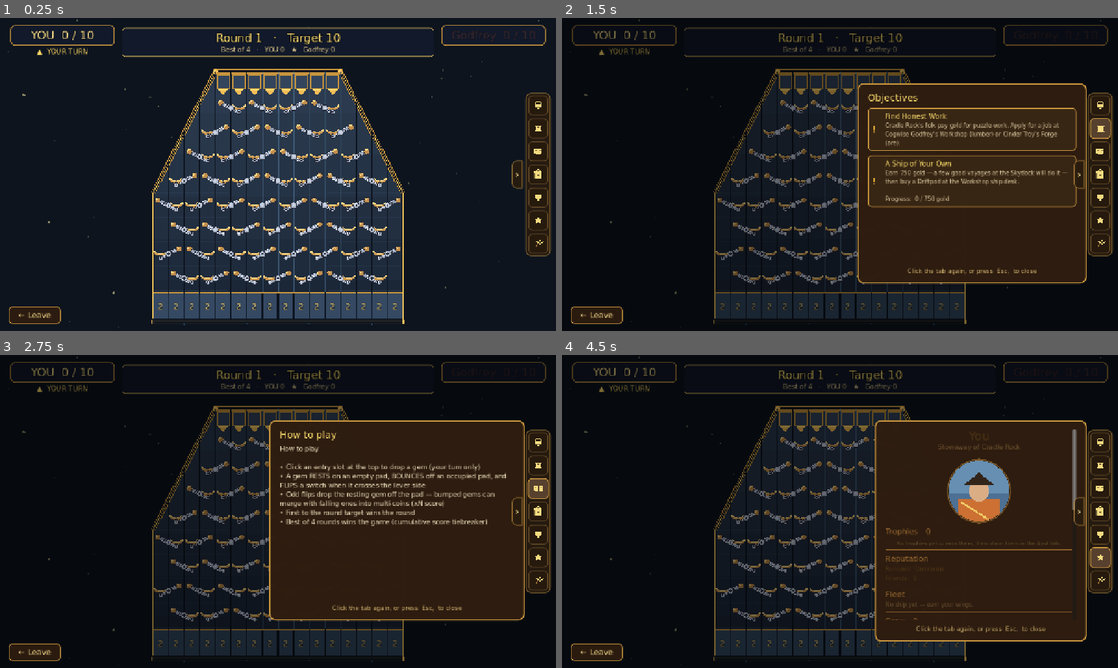
Above: before the commit, frames 1-4 (two rows, left to right).
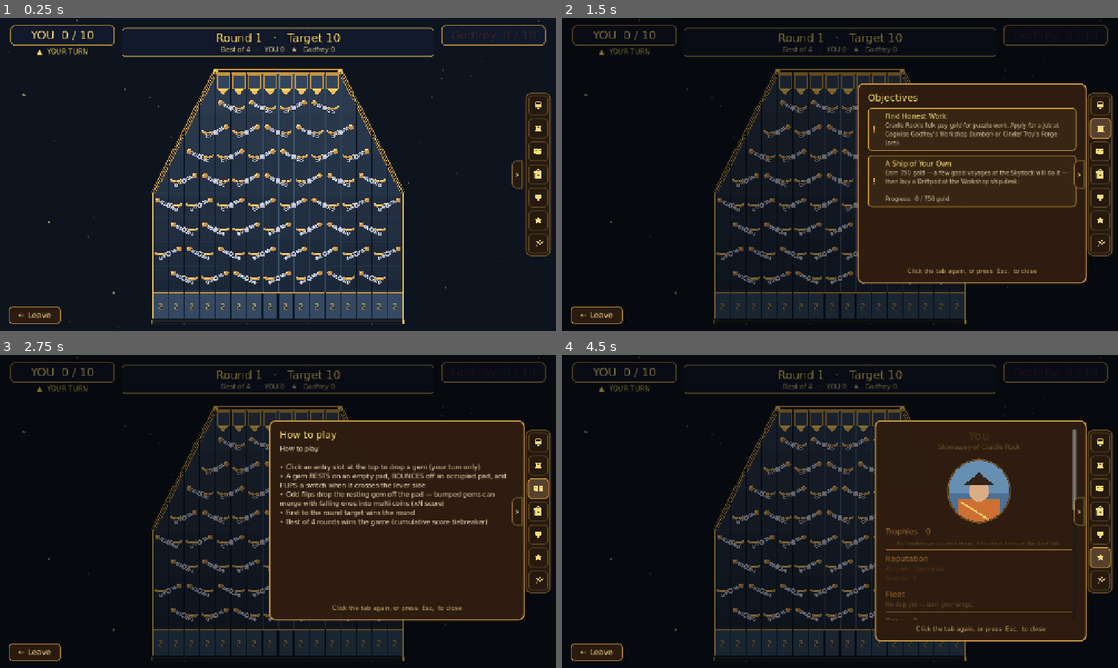
Above: after the commit, the same moments.

Repository: TairoyZone/shivaliva-shanty
Game: Godot game, scene res://puzzles/gem_drop/gem_drop.tscn
Two runs of this game, one before a commit and one after it. Both use one fixed random seed, a clock stepped at 60 frames per second and the inputs below. This scene is started directly instead of the project's main scene.
Inputs (mouse positions are in pixels of both pictures, inside the frame that each line leads up to):
- Up to frame 1 (0.25 s): no input
- Up to frame 2 (1.5 s): click "0" at 0.5 s; click (1101, 127) at 1.27 s
- Up to frame 3 (2.75 s): click (539, 489) at 2.02 s
- Up to frame 4 (4.5 s): click (1101, 511) at 2.77 s; click (1101, 533) at 3.52 s; click (1101, 558) at 4.27 s

The runs differ from the first frame. In frame 1, less than 0.1% of the frame differs, in the area x 27-70%, y 27-83%; in frame 2, less than 0.1%; in frame 3, less than 0.1%; in frame 4, less than 0.1%.

Commit message:
polish: trophy shelf as a 3+2 window (not a column) + drop the Gem Drop cup lip-horns
Trophies: the profile shelf's HFlowContainer had SIZE_SHRINK_CENTER, so it collapsed to one-cell width and stacked every medallion in a column. Swapped to a GridContainer (columns=3); with the 5-trophy preview that's a tidy 3-on-top / 2-below window (Troy 2026-06-16).

Gem Drop: removed the two bright 'upturned lip horn' dots on each see-saw cradle cup — they cluttered the board. The cup keeps its lit rim + cradle shape; verified by the paddle close-up.

Co-Authored-By: Claude Opus 4.8 (1M context) <noreply@anthropic.com>

Diff:
--- a/interface/profile_panel/profile_panel.gd
+++ b/interface/profile_panel/profile_panel.gd
@@ -33,7 +33,8 @@
 	{"label": "Voyage", "puzzles": ["loft", "patchworks"]},   # the shipboard stations — were missing here
 ]
 
-## How many trophies the shelf previews before the "See all" button opens the full TrophiesPanel page.
+## How many trophies the shelf previews before the "See all" button opens the full
+## TrophiesPanel page. 5 in a 3-column grid = a tidy 3-top / 2-bottom window.
 const TROPHY_PREVIEW : int = 5
 
 var _root : VBoxContainer
@@ -220,9 +221,10 @@
 		none.horizontal_alignment = HORIZONTAL_ALIGNMENT_CENTER
 		col.add_child(none)
 		return col
-	var grid : HFlowContainer = HFlowContainer.new()   # wraps the trophy shelf responsively as more are claimed
-	grid.add_theme_constant_override("h_separation", 6)
-	grid.add_theme_constant_override("v_separation", 8)
+	var grid : GridContainer = GridContainer.new()   # a 3-wide window: 3 medallions on top, 2 below (not a column)
+	grid.columns = 3
+	grid.add_theme_constant_override("h_separation", 12)
+	grid.add_theme_constant_override("v_separation", 10)
 	grid.size_flags_horizontal = Control.SIZE_SHRINK_CENTER
 	# The shelf shows a small PREVIEW; the full collection lives on its own TROPHY ROOM page (the button below)
 	# so a growing collection never floods the profile (Troy 2026-06-10).
--- a/puzzles/gem_drop/switch.gd
+++ b/puzzles/gem_drop/switch.gd
@@ -207,9 +207,7 @@
 	for i in samples:
 		draw_colored_polygon(PackedVector2Array([
 			top_edge[i], top_edge[i + 1], bottom_edge[i + 1], bottom_edge[i]]), color_pad)
-	draw_polyline(top_edge, KNOB_HI, 1.6)                                           # lit bronze cradle rim
-	draw_circle(top_edge[0], 2.2, KNOB_HI)                                          # upturned lip horns
-	draw_circle(top_edge[top_edge.size() - 1], 2.2, KNOB_HI)
+	draw_polyline(top_edge, KNOB_HI, 1.6)                                           # lit bronze cradle rim (no lip "horns" — Troy 2026-06-16: they cluttered the board)
 
 	# --- Two screw-bolt PIVOTS, both real axes of rotation (Troy 2026-06-15):
 	# the CUP-HOLDER pivot at the arm tip (the cradle gimbals on it to stay
--- /dev/null
+++ b/tools/shot_trophies.gd
@@ -0,0 +1,78 @@
+## DEV-ONLY: render the profile trophy SHELF (a 3-col grid of TrophyCells) at the
+## narrow tab width, to verify the 3-top / 2-bottom window layout. Not shipped.
+extends Node2D
+
+const OUT : String = "user://shots"
+
+
+func _ready() -> void:
+
+	DirAccess.make_dir_recursive_absolute(OUT)
+	call_deferred("_go")
+
+
+func _go() -> void:
+
+	_hide_autoload_ui()
+	var bg : ColorRect = ColorRect.new()
+	bg.color = Color(0.10, 0.07, 0.05, 1.0)
+	bg.size = Vector2(1280, 720)
+	add_child(bg)
+
+	# A cream card the width of the narrow tab popover (~400px), holding the shelf.
+	var card : PanelContainer = PanelContainer.new()
+	var sb : StyleBoxFlat = StyleBoxFlat.new()
+	sb.bg_color = Color(0.30, 0.20, 0.10, 0.96)
+	sb.set_corner_radius_all(12)
+	sb.set_content_margin_all(20)
+	card.add_theme_stylebox_override("panel", sb)
+	card.position = Vector2(440, 200)
+	card.custom_minimum_size = Vector2(400, 0)
+	add_child(card)
+
+	var col : VBoxContainer = VBoxContainer.new()
+	col.add_theme_constant_override("separation", 10)
+	card.add_child(col)
+
+	var title : Label = Label.new()
+	title.text = "Trophies   5"
+	title.add_theme_font_size_override("font_size", 18)
+	title.add_theme_color_override("font_color", Color(0.95, 0.78, 0.30))
+	col.add_child(title)
+
+	var grid : GridContainer = GridContainer.new()
+	grid.columns = 3
+	grid.add_theme_constant_override("h_separation", 12)
+	grid.add_theme_constant_override("v_separation", 10)
+	grid.size_flags_horizontal = Control.SIZE_SHRINK_CENTER
+	col.add_child(grid)
+	var n : int = 0
+	for t in Trophies.ALL:
+		if n >= 5:
+			break
+		grid.add_child(TrophyCell.make(t))
+		n += 1
+
+	var see_all : Label = Label.new()
+	see_all.text = "▸ See all trophies"
+	see_all.add_theme_color_override("font_color", Color(0.95, 0.78, 0.30))
+	see_all.add_theme_font_size_override("font_size", 12)
+	col.add_child(see_all)
+
+	await get_tree().create_timer(0.4).timeout
+	var img : Image = get_viewport().get_texture().get_image()
+	img.save_png("%s/trophies_grid.png" % OUT)
+	get_tree().quit()
+
+
+func _hide_autoload_ui() -> void:
+	for nm in ["HUD", "Overlay", "EventFeed", "ChatBox", "UserPanel"]:
+		var node : Node = get_node_or_null("/root/" + nm)
+		if node:
+			_hide_subtree(node)
+
+func _hide_subtree(node: Node) -> void:
+	if node is CanvasItem or node is CanvasLayer:
+		node.visible = false
+	for c in node.get_children():
+		_hide_subtree(c)
--- /dev/null
+++ b/tools/shot_trophies.tscn
@@ -0,0 +1,6 @@
+[gd_scene load_steps=2 format=3]
+
+[ext_resource type="Script" path="res://tools/shot_trophies.gd" id="1"]
+
+[node name="ShotTrophies" type="Node2D"]
+script = ExtResource("1")
